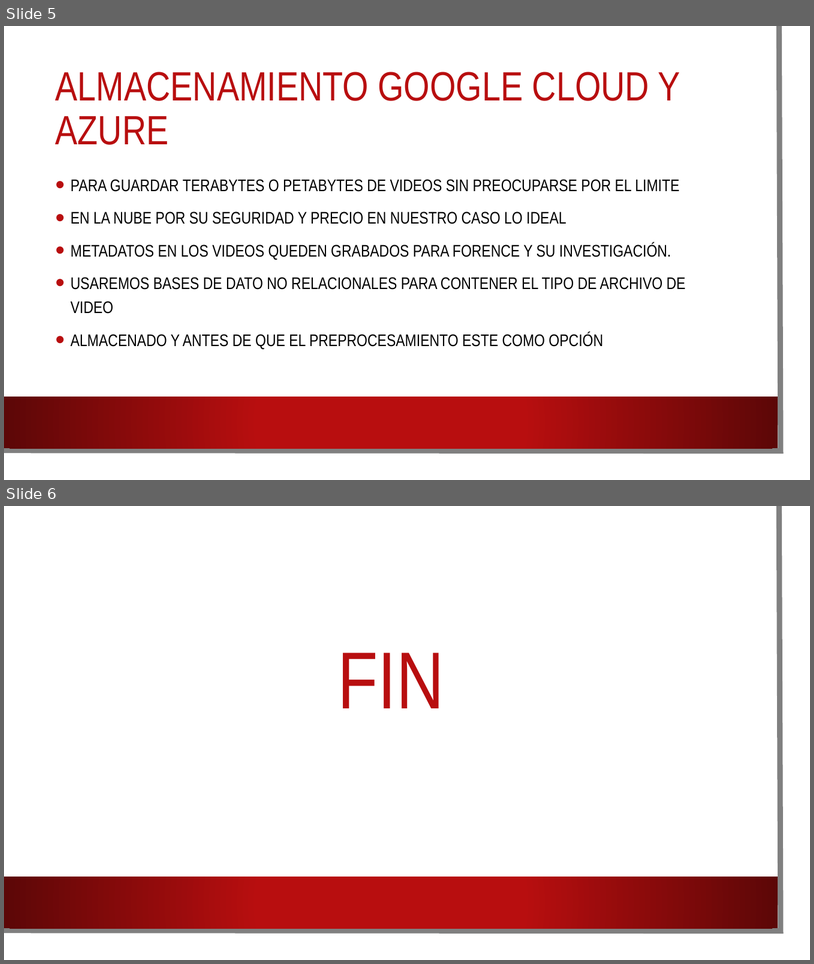
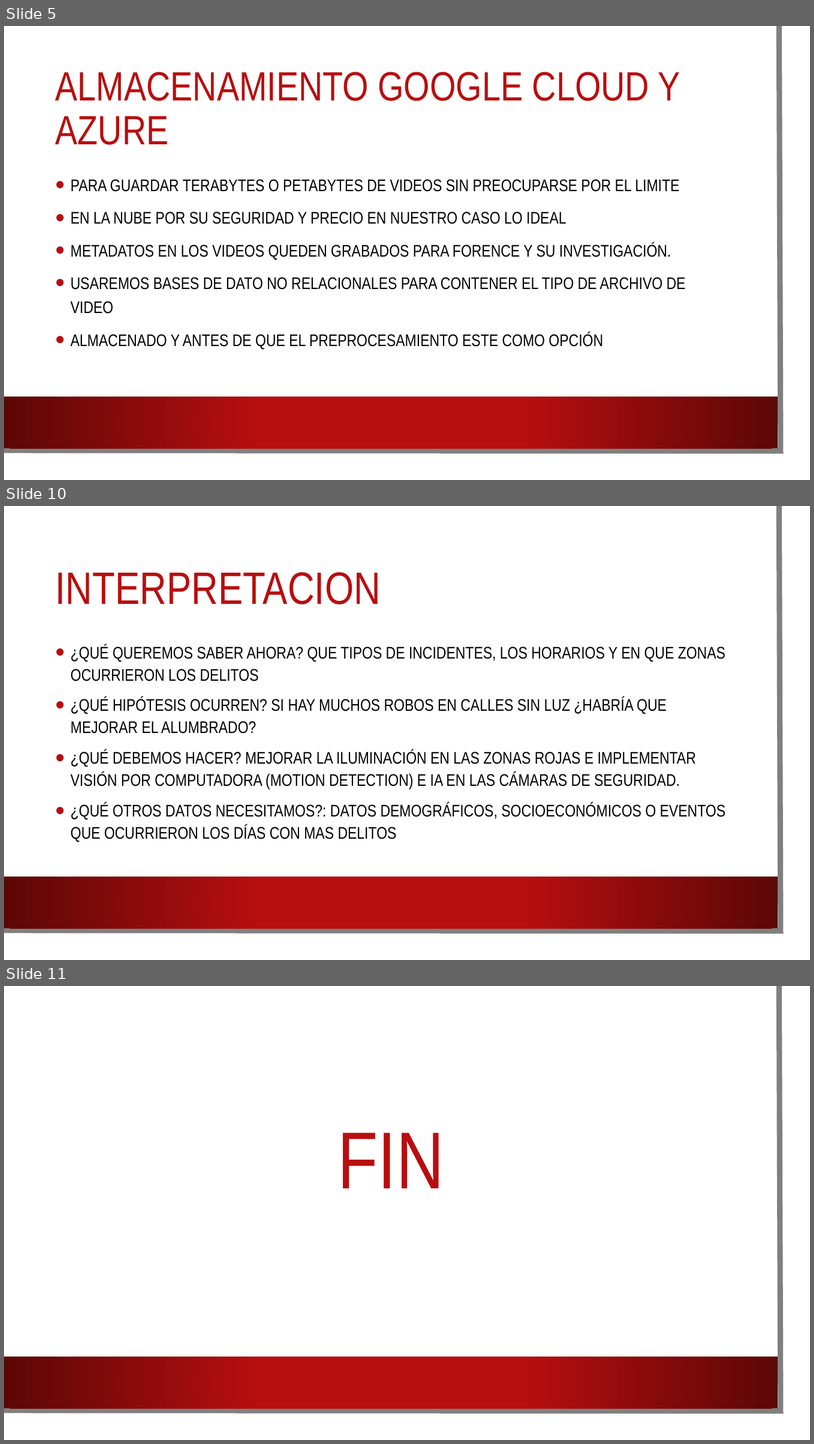
Before and after one commit to juanitoeldesastre/macrodatos, a slide deck: A02/A02.pptx. Shown one above the other, each under a label of ours: slides 5 and 6 before the commit, slides 5, 10 and 11 after it; the slides between them are not shown. The pictures are 814x964 and 814x1444 pixels, drawn with LibreOffice and Linux fonts; fonts in the diff are those of the drawing; background and template pictures are left out. Boxes give left, top, right and bottom in pixels: in the first picture for what was removed or moved away, otherwise in the second. Text is boxed around its words. In the diff, an @@ line names an element or a change of style, - is before the commit and + after.

```diff
--- a/A02/A02.pptx
+++ b/A02/A02.pptx
@@ slide 10 added at (4,506,810,960), background picture (left out); not listed: 3 template elements that a slide beside it also shows @@
@@ title added at (56,572,381,604), 54 pt, text #B80E0F @@
+INTERPRETACION
@@ text added at (71,645,726,842), 20 pt, text #000000 @@
+• ¿QUÉ QUEREMOS SABER AHORA? QUE TIPOS DE INCIDENTES, LOS HORARIOS Y EN QUE ZONAS OCURRIERON LOS DELITOS
+• ¿QUÉ HIPÓTESIS OCURREN? SI HAY MUCHOS ROBOS EN CALLES SIN LUZ ¿HABRÍA QUE MEJORAR EL ALUMBRADO?
+• ¿QUÉ DEBEMOS HACER? MEJORAR LA ILUMINACIÓN EN LAS ZONAS ROJAS E IMPLEMENTAR VISIÓN POR COMPUTADORA (MOTION DETECTION) E IA EN LAS CÁMARAS DE SEGURIDAD.
+• ¿QUÉ OTROS DATOS NECESITAMOS?: DATOS DEMOGRÁFICOS, SOCIOECONÓMICOS O EVENTOS QUE OCURRIERON LOS DÍAS CON MAS DELITOS
@@ what was slide 6 is now slide 11 @@
```
Also in this commit, not shown: 4 other slides added.
